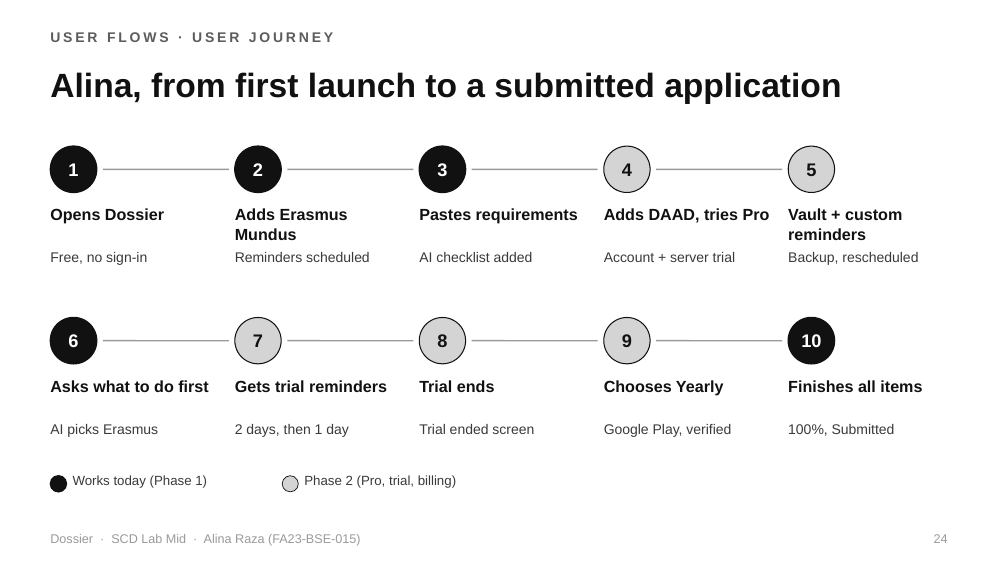
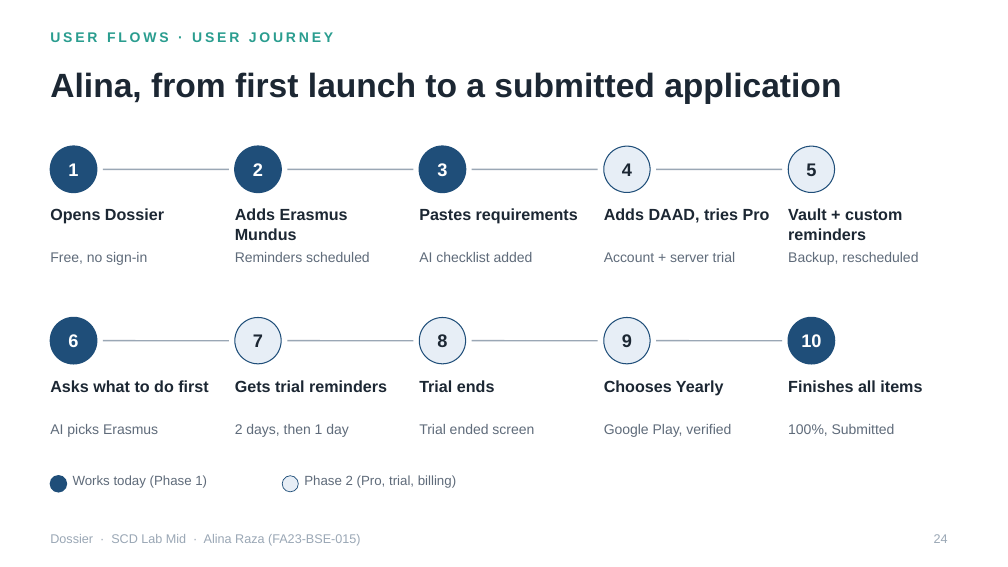
Before and after one commit to alinaraza2017/dossier, a slide deck: slide 24 of presentation_prep/02_Dossier_SCD_Lab_Mid.pptx. Drawn at 1008x567 pixels with LibreOffice and Linux fonts; fonts in the diff are those of the drawing. Boxes give left, top, right and bottom in pixels: in the first picture for what was removed or moved away, otherwise in the second. Text is boxed around its words. In the diff, an @@ line names an element or a change of style, - is before the commit and + after.

```diff
--- a/presentation_prep/02_Dossier_SCD_Lab_Mid.pptx
+++ b/presentation_prep/02_Dossier_SCD_Lab_Mid.pptx
@@ text "USER FLOWS · USER JOURNEY" at <box>50,32,333,42</box>: text colour #5C5C5C to #2A9D8F @@
@@ line (103, 169) - (229, 169): stroke #9A9A9A 1 pt to #9AA7B5 1 pt @@
@@ line (287, 169) - (413, 169): stroke #9A9A9A 1 pt to #9AA7B5 1 pt @@
@@ line (472, 169) - (598, 169): stroke #9A9A9A 1 pt to #9AA7B5 1 pt @@
@@ line (656, 169) - (782, 169): stroke #9A9A9A 1 pt to #9AA7B5 1 pt @@
@@ fill #D4D4D4 to #E7EEF6; outline #111111 0.75 pt to #1F4E79 0.75 pt in 5 elements at <box>604,146,650,193</box>, <box>788,146,835,193</box>, <box>235,318,281,364</box>, <box>419,318,466,364</box>, <box>604,318,650,364</box> @@
@@ line (103, 341) - (229, 341): stroke #9A9A9A 1 pt to #9AA7B5 1 pt @@
@@ line (287, 341) - (413, 341): stroke #9A9A9A 1 pt to #9AA7B5 1 pt @@
@@ line (472, 341) - (598, 341): stroke #9A9A9A 1 pt to #9AA7B5 1 pt @@
@@ line (656, 341) - (782, 341): stroke #9A9A9A 1 pt to #9AA7B5 1 pt @@
@@ text colour #111111 to #1C2733 in 16 elements at <box>50,72,841,104</box>, <box>50,208,164,224</box>, <box>235,208,348,240</box>, <box>419,208,578,224</box>, <box>622,163,632,176</box>, <box>604,208,770,223</box>, <box>806,163,816,176</box>, <box>788,208,902,240</box>, <box>50,380,208,392</box>, <box>253,334,263,347</box>, <box>235,380,387,392</box>, <box>437,334,447,347</box>, <box>419,380,495,392</box>, <box>622,334,632,347</box>, <box>604,380,724,395</box>, <box>788,380,922,392</box> @@
@@ fill #111111 to #1F4E79; outline #111111 1 pt to #1F4E79 1 pt in 6 elements at <box>50,146,97,193</box>, <box>235,146,281,193</box>, <box>419,146,466,193</box>, <box>50,318,97,364</box>, <box>788,318,835,364</box>, <box>50,476,67,492</box> @@
@@ ellipse at <box>282,476,298,492</box>: fill #D4D4D4 to #E7EEF6; outline #111111 0.5 pt to #1F4E79 0.5 pt @@
@@ text colour #3A3A3A to #5F6B7A in 12 elements at <box>50,252,147,265</box>, <box>235,252,370,262</box>, <box>419,252,533,262</box>, <box>604,252,735,262</box>, <box>788,252,918,265</box>, <box>50,424,158,437</box>, <box>235,424,349,437</box>, <box>419,424,534,434</box>, <box>604,424,731,437</box>, <box>788,424,895,436</box>, <box>73,475,207,488</box>, <box>304,475,456,488</box> @@
@@ text "Dossier · SCD Lab Mid ..." at <box>50,534,360,546</box>: text colour #9A9A9A to #9AA7B5 @@
@@ page number at <box>934,534,948,543</box>: text colour #9A9A9A to #9AA7B5 @@
```
Also in this commit, not shown: 32 other slides changed, 5 other files.
